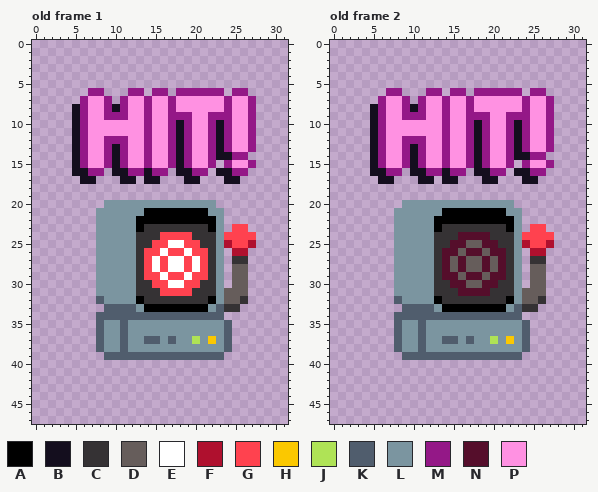
One commit to this pixel-art file: WIP Assets/GambaMachine.aseprite. Above, as it was before the edit.
48x48 pixels, 3 frames. Shown: old frame 1, old frame 2. The old version is drawn lined up with the new one, on the new canvas. The commit also changed other frames, which this record leaves out.
Visible layers, top first: "Layer 3", "Layer 4", "Layer 2".
Palette (. is transparent): A #000000  B #140e1e  C #353234  D #665d5b  E #ffffff  F #af102e  G #ff424f  H #fbc800  J #afe356  K #505d6d  L #7b95a0  M #941887  N #550e2b  P #ff91e2
Pixels before, old frame 1, first column x 5:
 6 ..MM...MM.MM.MMMMMM.MM.
 7 .MPPM.MPPMPPMPPPPPPMPPM
 8 BMPPMBMPPMPPMPPPPPPMPPM
 9 BMPPMMMPPMPPMMMPPMMMPPM
10 BMPPPPPPPMPPMBMPPMBMPPM
11 BMPPPPPPPMPPMBMPPMBMPPM
12 BMPPMMMPPMPPMBMPPMBMPPM
13 BMPPMBMPPMPPMBMPPMBMPPM
14 BMPPMBMPPMPPMBMPPMBBMM.
15 BMPPMBMPPMPPMBMPPM.MPPM
16 BBMM.BBMMBMM.BBMM.BBMM.
17 .BB...BB.BB...BB...BB..
18 .......................
19 .......................
20 ....LLLLLLLLLLLLLL.....
21 ...LLLLLLAAAAAAAALL....
22 ...LLLLLAAAAAAAAAAL....
23 ...LLLLLACCCCCCCCAL.GG.
24 ...LLLLLCCCGGGGCCCLGGGG
25 ...LLLLLCCGGEEGGCCLFGGF
26 ...LLLLLCGGEGGEGGCL.FF.
27 ...LLLLLCGEGEEGEGCL.CC.
28 ...LLLLLCGEGEEGEGCL.DD.
29 ...LLLLLCGGEGGEGGCL.DD.
30 ...LLLLLCCGGEEGGCCL.DD.
31 ...LLLLLCCCGGGGCCCLDDD.
32 ...KLLLLACCCCCCCCALDDC.
33 ....KKKKLAAAAAAAALKCC..
34 ...KKKKKKKKKKKKKKKK....
35 ...KLLKLLLLLLLLLLLLK...
36 ...KLLKLLLLLLLLLLLLK...
37 ...KLLKLLKKLKLLJLHLK...
38 ...KLLKLLLLLLLLLLLLK...
39 ....KKKKKKKKKKKKKKK....
Pixels before, old frame 2, first column x 5:
 6 ..MM...MM.MM.MMMMMM.MM.
 7 .MPPM.MPPMPPMPPPPPPMPPM
 8 BMPPMBMPPMPPMPPPPPPMPPM
 9 BMPPMMMPPMPPMMMPPMMMPPM
10 BMPPPPPPPMPPMBMPPMBMPPM
11 BMPPPPPPPMPPMBMPPMBMPPM
12 BMPPMMMPPMPPMBMPPMBMPPM
13 BMPPMBMPPMPPMBMPPMBMPPM
14 BMPPMBMPPMPPMBMPPMBBMM.
15 BMPPMBMPPMPPMBMPPM.MPPM
16 BBMM.BBMMBMM.BBMM.BBMM.
17 .BB...BB.BB...BB...BB..
18 .......................
19 .......................
20 ....LLLLLLLLLLLLLL.....
21 ...LLLLLLAAAAAAAALL....
22 ...LLLLLAAAAAAAAAAL....
23 ...LLLLLACCCCCCCCAL.GG.
24 ...LLLLLCCCNNNNCCCLGGGG
25 ...LLLLLCCNNDDNNCCLFGGF
26 ...LLLLLCNNDNNDNNCL.FF.
27 ...LLLLLCNDNDDNDNCL.CC.
28 ...LLLLLCNDNDDNDNCL.DD.
29 ...LLLLLCNNDNNDNNCL.DD.
30 ...LLLLLCCNNDDNNCCL.DD.
31 ...LLLLLCCCNNNNCCCLDDD.
32 ...KLLLLACCCCCCCCALDDC.
33 ....KKKKLAAAAAAAALKCC..
34 ...KKKKKKKKKKKKKKKK....
35 ...KLLKLLLLLLLLLLLLK...
36 ...KLLKLLLLLLLLLLLLK...
37 ...KLLKLLKKLKLLJLHLK...
38 ...KLLKLLLLLLLLLLLLK...
39 ....KKKKKKKKKKKKKKK....
After:
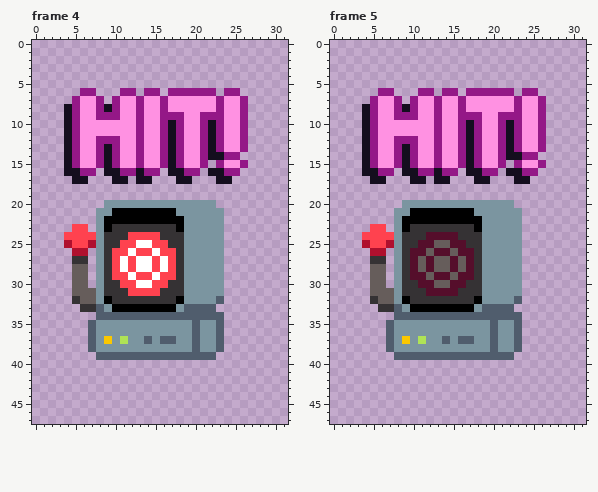
A new or re-ordered frame is compared with the old frame closest to it.
From old to new:
canvas 48x48 -> 32x48 (the part of the old canvas that was cut away was empty and is not shown)
frames 3 -> 6
Changed rows in their new state; - is an unchanged pixel.
Frame 4 is new; against old frame 1:
first column x 4:
 6 --M-.--M-.M-.M-----.M-.-
 7 -MP-M.MP-MP-MP-----MP-M.
 8 BMP-MBMP-MP-MP-----MP-M.
 9 BMP-M--P-MP-M--P-M--P-M.
10 BMP------MP-MBMP-MBMP-M.
11 BMP------MP-MBMP-MBMP-M.
12 BMP-M--P-MP-MBMP-MBMP-M.
13 BMP-MBMP-MP-MBMP-MBMP-M.
14 BMP-MBMP-MP-MBMP-MB-M-.-
15 BMP-MBMP-MP-MBMP-M.MP-M.
16 B-M-.B-M-BM-.B-M-.B-M-.-
17 -B-.--B-.B-.--B-.--B-.--
first column x 4:
21 ------AAAA----LLLL------
22 -----AAAA------LLLL-----
23 -GG--ACCCC----ALLLL--..-
24 GGGG-CCCGGGGCCCLLLL-....
25 FGGF-CCGGEE--CCLLLL-....
26 -FF--CGGEG-EG-CLLLL--..-
27 -CC--CGEGEEGEGCLLLL--..-
28 -DD--CGEGEEGEGCLLLL--..-
29 -DD--CGGEG-EG-CLLLL--..-
30 -DD--CCGGEE--CCLLLL--..-
31 -DDD-CCCGGGGCCCLLLL-...-
32 -CDDLACCCC----ALLLLK...-
33 --CCKLAAAA----LKKKK...--
35 ---KL--L--------K--K.---
36 ---KL--L--------K--K.---
37 ---KLH-J---LK---K-LK.---
38 ---KL--L--------K--K.---
39 ----K--------------.----
Frame 5 is new; against old frame 2:
first column x 4:
 6 --M-.--M-.M-.M-----.M-.-
 7 -MP-M.MP-MP-MP-----MP-M.
 8 BMP-MBMP-MP-MP-----MP-M.
 9 BMP-M--P-MP-M--P-M--P-M.
10 BMP------MP-MBMP-MBMP-M.
11 BMP------MP-MBMP-MBMP-M.
12 BMP-M--P-MP-MBMP-MBMP-M.
13 BMP-MBMP-MP-MBMP-MBMP-M.
14 BMP-MBMP-MP-MBMP-MB-M-.-
15 BMP-MBMP-MP-MBMP-M.MP-M.
16 B-M-.B-M-BM-.B-M-.B-M-.-
17 -B-.--B-.B-.--B-.--B-.--
first column x 4:
21 ------AAAA----LLLL------
22 -----AAAA------LLLL-----
23 -GG--ACCCC----ALLLL--..-
24 GGGG-CCCNNNNCCCLLLL-....
25 FGGF-CCNNDD--CCLLLL-....
26 -FF--CNNDN-DN-CLLLL--..-
27 -CC--CNDNDDNDNCLLLL--..-
28 -DD--CNDNDDNDNCLLLL--..-
29 -DD--CNNDN-DN-CLLLL--..-
30 -DD--CCNNDD--CCLLLL--..-
31 -DDD-CCCNNNNCCCLLLL-...-
32 -CDDLACCCC----ALLLLK...-
33 --CCKLAAAA----LKKKK...--
35 ---KL--L--------K--K.---
36 ---KL--L--------K--K.---
37 ---KLH-J---LK---K-LK.---
38 ---KL--L--------K--K.---
39 ----K--------------.----
